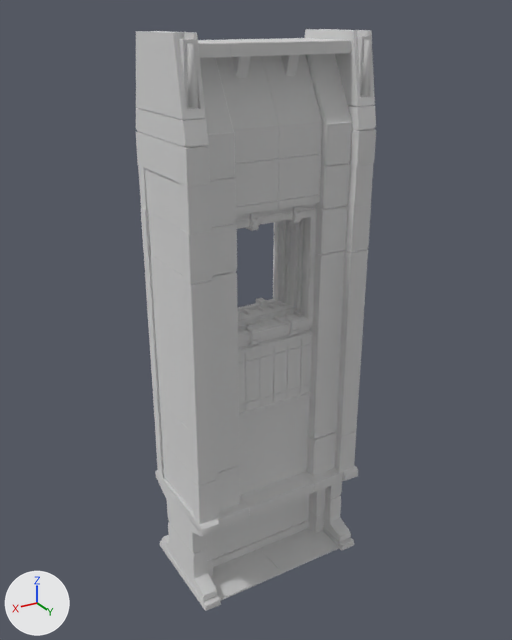
A saved change to the FBX model Project_P/Client/Assets/Map/Map01/Building_0/Stage01_Building_00.fbx.
Both versions are drawn from a camera (50 mm lens) standing at (2586.0, 4297.0, 4330.0) and looking at (-6.0, -23.0, 2171.0). Lighting does not change. The marker at lower left points along +X, +Y and +Z. The first picture is the older version. Where no turn or scale is listed for an object, it has been applied to the vertices. Vertices at exactly the same position are counted once.

Objects in the first picture: '004_B_SM.001'.
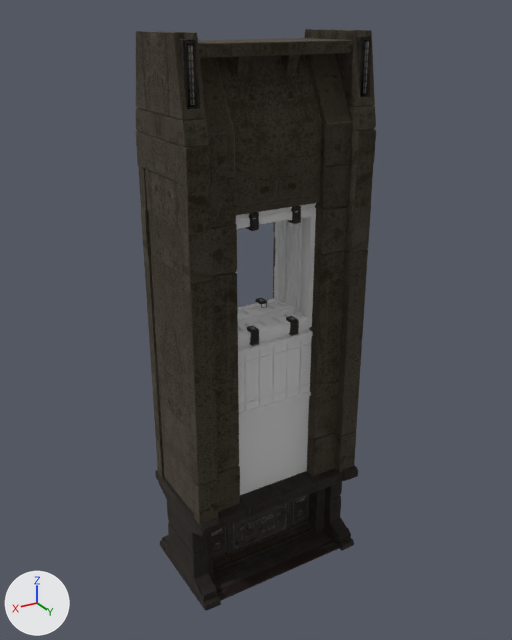
The newer file is also rescaled (x0.02), turned or shifted as a whole; pictures and numbers use the older file's frame.

Pixel boxes (x1, y1, x2, y2) of what changed, in the pictures (512 x 640 px; the box of a moved part takes in the faces that stretch with it):
part 1 of me_004_b_sm_002, added: after (236, 210, 316, 341)
part 2 of me_004_b_sm_002, added: after (235, 203, 316, 223)
part 3 of me_004_b_sm_002, moved or reshaped: before (239, 397, 309, 496); after (239, 397, 309, 495)
part 4 of me_004_b_sm_002, added: after (238, 323, 313, 418)
part 5 of me_004_b_sm_002, rebuilt: (246, 212, 259, 231) in both
part 6 of me_004_b_sm_002, rebuilt: before (285, 316, 298, 336); after (286, 316, 299, 336)
part 7 of me_004_b_sm_002, rebuilt (7% narrower): before (287, 206, 301, 224); after (288, 206, 301, 224)
part 8 of me_004_b_sm_002, rebuilt (7% narrower): before (245, 325, 258, 346); after (247, 325, 259, 346)
part 9 of me_004_b_sm_002, rebuilt: (308, 488, 325, 534) in both
part 10 of me_004_b_sm_002, rebuilt (6% narrower): before (357, 36, 372, 97); after (357, 36, 371, 97)
part 11 of me_004_b_sm_002, rebuilt: (179, 39, 198, 109) in both
part 12 of me_004_b_sm_002, moved or reshaped: before (158, 30, 375, 567); after (153, 30, 375, 601)
part 13 of me_004_b_sm_002, surface changed (grey to black): (155, 465, 358, 611) in both
part 14 of me_004_b_sm_002, recoloured (white to black): (155, 465, 358, 611) in both
part 15 of me_004_b_sm_002, recoloured (white to black): (136, 29, 376, 524) in both
part 16 of me_004_b_sm_002, recoloured: (256, 298, 267, 308) in both

Edits to the bpy script that builds the scene:
```text
Add mat_004_a_mi_002:
    mat_004_a_mi_002 = principled_material('004_A_MI.002')
    mat_004_a_mi_002.texture = img_stage01_building_00_td_1_png  # with its transparency
    mat_004_a_mi_002.metallic = 1.0
    mat_004_a_mi_002.roughness = 1.0
Add mat_004_b_mi_002:
    mat_004_b_mi_002 = principled_material('004_B_MI.002')
    mat_004_b_mi_002.texture = img_stage01_building_00_td_2_png  # with its transparency
    mat_004_b_mi_002.metallic = 1.0
    mat_004_b_mi_002.roughness = 1.0
Add mat_004_d_mi_002:
    mat_004_d_mi_002 = principled_material('004_D_MI.002')
    mat_004_d_mi_002.texture = img_stage01_building_00_td_3_png  # with its transparency
    mat_004_d_mi_002.metallic = 1.0
    mat_004_d_mi_002.roughness = 1.0
Change me_004_b_sm_002:
    remove me_004_b_sm_002.from_pydata(...)  # 7373 vertices, 12055 faces; spans x -740.0..740.0, y -447.0..447.0, z 0.0..4236.0
    add me_004_b_sm_002.from_pydata(...)  # 8652 vertices, 13314 faces; spans x -740.0..740.0, y -447.0..447.0, z 0.0..4236.0
    me_004_b_sm_002 part 1: the loose piece of 152 vertices spanning x -359.0..357.0, y -242.0..-186.0, z 2167.0..3050.0 is copied, and the copy is mirrored in y about the mesh origin; it spans x -359.0..357.0, y 186.0..242.0, z 2167.0..3050.0
    me_004_b_sm_002 part 2: the loose piece of 24 vertices spanning x -357.0..363.0, y -240.0..-204.0, z 3043.0..3114.0 is copied, and the copy is mirrored in y about the mesh origin; it spans x -357.0..363.0, y 204.0..240.0, z 3043.0..3114.0
    me_004_b_sm_002 part 3: the loose piece of 8 vertices spanning x -356.0..355.0, y 216.0..240.0, z 807.0..1545.0 is mirrored in x about its middle, then moved by (-4.0, -3.0, 0.0)
    me_004_b_sm_002 part 4: the loose piece of 128 vertices spanning x -360.0..359.0, y -256.0..-203.0, z 1538.0..2173.0 is copied, and the copy is mirrored in y about the mesh origin; it spans x -360.0..359.0, y 203.0..256.0, z 1538.0..2173.0
    me_004_b_sm_002 part 5: the loose piece of 94 vertices spanning x 144.0..200.0, y 176.0..268.0, z 2979.0..3100.0 is rebuilt with 94 vertices and now spans x 146.0..201.0, y 182.0..274.0, z 2979.0..3100.0, in mat_004_d_mi_002 (picture img_stage01_building_00_td_3_png)
    me_004_b_sm_002 part 6: the loose piece of 94 vertices spanning x -198.0..-142.0, y 176.0..268.0, z 2115.0..2237.0 is rebuilt with 94 vertices and now spans x -204.0..-149.0, y 182.0..274.0, z 2115.0..2237.0, in mat_004_d_mi_002 (picture img_stage01_building_00_td_3_png)
    me_004_b_sm_002 part 7: the loose piece of 94 vertices spanning x -202.0..-146.0, y 176.0..268.0, z 2979.0..3100.0 is rebuilt with 94 vertices and now spans x -200.0..-145.0, y 182.0..274.0, z 2979.0..3100.0, in mat_004_d_mi_002 (picture img_stage01_building_00_td_3_png)
    me_004_b_sm_002 part 8: the loose piece of 94 vertices spanning x 148.0..204.0, y 176.0..268.0, z 2115.0..2237.0 is rebuilt with 94 vertices and now spans x 142.0..197.0, y 182.0..274.0, z 2115.0..2237.0, in mat_004_d_mi_002 (picture img_stage01_building_00_td_3_png)
    me_004_b_sm_002 part 9: the loose piece of 35 vertices spanning x -616.0..-521.0, y 21.0..162.0, z 18.0..717.0 is rebuilt with 35 vertices and now spans x -616.0..-521.0, y 21.0..162.0, z 17.0..715.0, in mat_004_a_mi_002 (picture img_stage01_building_00_td_1_png)
    me_004_b_sm_002 part 10: the loose piece of 20 vertices spanning x -689.0..-606.0, y 99.0..346.0, z 3807.0..4202.0 is rebuilt with 20 vertices and now spans x -689.0..-606.0, y 94.0..341.0, z 3807.0..4202.0, in mat_004_d_mi_002 (picture img_stage01_building_00_td_3_png)
    me_004_b_sm_002 part 11: the loose piece of 20 vertices spanning x 612.0..695.0, y 99.0..346.0, z 3807.0..4202.0 is rebuilt with 20 vertices and now spans x 612.0..695.0, y 94.0..341.0, z 3807.0..4202.0, in mat_004_d_mi_002 (picture img_stage01_building_00_td_3_png)
    me_004_b_sm_002 part 12: 36 vertices moved from x -343.0..357.0, y 30.0..156.0, z 2198.0..3031.0 to x -343.0..352.0, y 0.0..168.0, z 2198.0..3031.0; 1294 vertices removed from x -731.0..732.0, y 4.0..368.0, z 18.0..4177.0; 2201 vertices added at x -735.0..738.0, y 0.0..369.0, z 0.0..4236.0
    me_004_b_sm_002 part 13: 1060 kept faces spanning x -740.0..739.0, y -447.0..447.0, z 0.0..3031.0 get new texture (UV) coordinates
    me_004_b_sm_002 part 14: 1943 faces spanning x -740.0..739.0, y -447.0..447.0, z 0.0..1545.0 switch from mat_004_a_mi (white #e7e7e7) to mat_004_a_mi_002 (picture img_stage01_building_00_td_1_png)
    me_004_b_sm_002 part 15: 2495 faces spanning x -738.0..740.0, y -395.0..395.0, z 810.0..4236.0 switch from mat_004_b_mi (white #e7e7e7) to mat_004_b_mi_002 (picture img_stage01_building_00_td_2_png)
    me_004_b_sm_002 part 16: 1056 faces spanning x -689.0..695.0, y -341.0..245.0, z 613.0..4202.0 switch from mat_004_d_mi (white #e7e7e7) to mat_004_d_mi_002 (picture img_stage01_building_00_td_3_png)
    other edits to the shape of me_004_b_sm_002 do not show in these pictures
```
